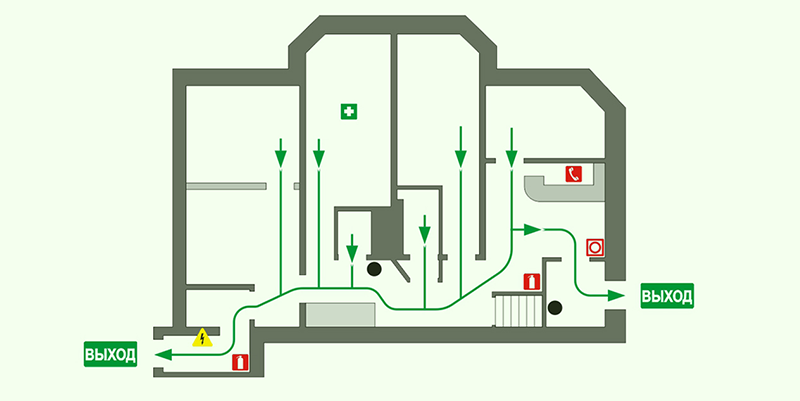
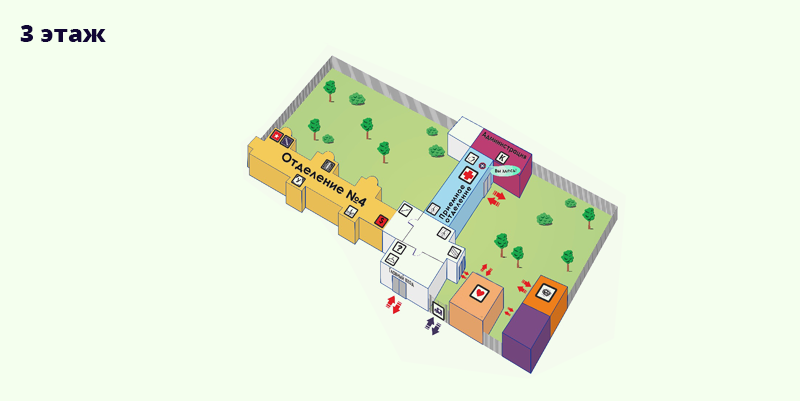
Two versions of the same layered image (800×401). Layer-by-layer changes:
added layer "Layer 3" (darken) above "3 этаж" over bbox(240, 42, 626, 379)
renamed "1 этаж" to "3 этаж", showed it, painted on it over bbox(20, 25, 106, 42)
hid "stom-clinic" over bbox(20, 13, 697, 379)
added layer "Layer 2" over bbox(20, 13, 697, 379)
